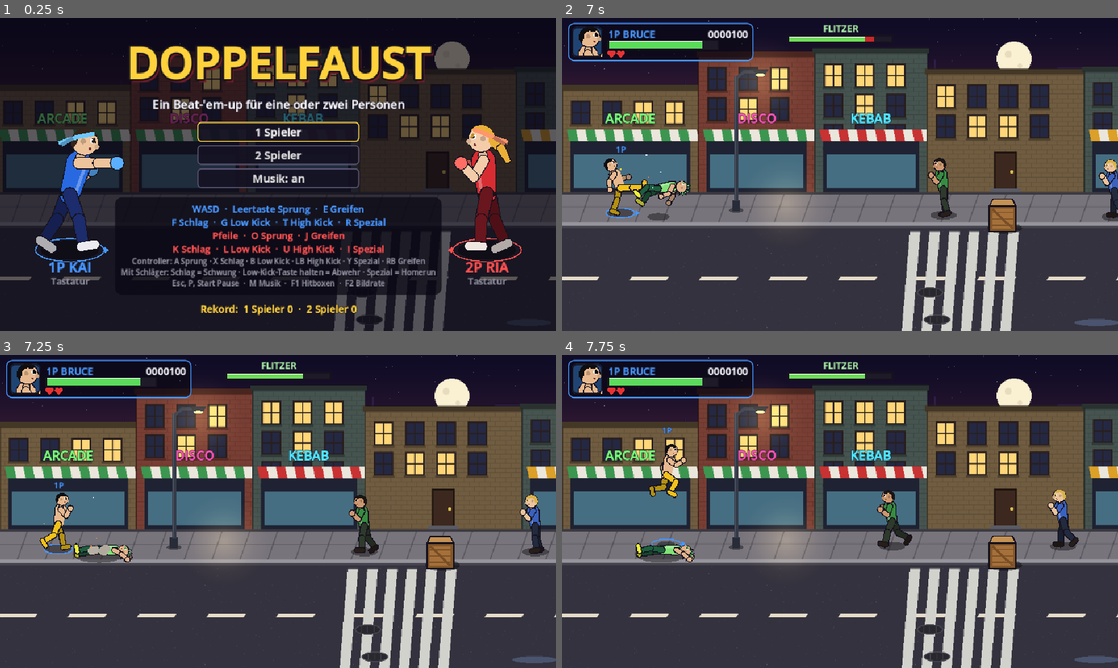
Above: before the commit, frames 1-4 (two rows, left to right).
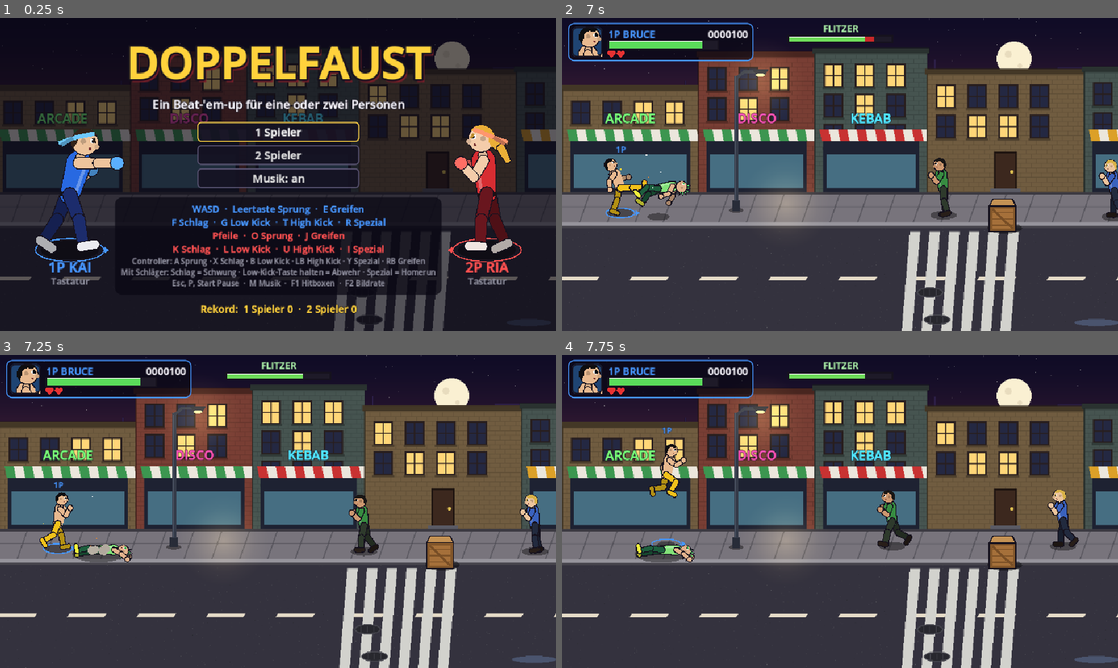
Above: after the commit, the same moments.

Repository: masta-nksa/dd
Game: Godot game, scene res://scenes/app.tscn
The game is run twice, just before and just after one commit, with the same random seed, the same clock (stepped at 60 frames per second) and the same inputs.
Inputs (mouse positions are in pixels of both pictures, inside the frame that each line leads up to):
- Up to frame 1 (0.25 s): no input
- Up to frame 2 (7 s): tap Enter (ui_accept) at 0.5 s; move the mouse to (962, 158) at 0.52 s; hold D (p1_right) 0.53-1.28 s; hold M (music_toggle) 0.53-1.28 s; click (962, 158) at 0.67 s; tap Space (p1_jump) at 0.77, 1.52, 3.02, 3.77, 4.52, 6.02, 6.77 s; move the mouse to (728, 190) at 1.27 s; hold Down (ui_down) 1.28-2.03 s; tap G (p1_kick) at 1.35 s; move the mouse to (895, 105) at 2.02 s; hold D (p1_right) 2.03-2.78 s; tap T (p1_kick_high) at 2.1 s; move the mouse to (812, 237) at 2.77 s; hold W (p1_up) 2.78-3.53 s; tap F (p1_punch) at 2.85 s; click (812, 237) at 2.92 s; move the mouse to (1006, 221) at 3.52 s; hold J (p2_grab) 3.53-4.28 s; hold A (p1_left) 3.53-5.03 s; move the mouse to (673, 127) at 4.27 s; tap U (p2_kick_high) at 4.35 s; move the mouse to (867, 174) at 5.02 s; hold Down (ui_down) 5.03-5.78 s; tap Left (p2_left) at 5.1 s; click (867, 174) at 5.17 s; move the mouse to (756, 96) at 5.77 s; hold D (p1_right) 5.78-6.53 s; tap K (p2_punch) at 5.85 s; move the mouse to (962, 158) at 6.52 s; hold W (p1_up) from 6.53 s (still down); tap R at 6.6 s
- Up to frame 3 (7.25 s): keep holding W (p1_up)
- Up to frame 4 (7.75 s): move the mouse to (728, 527) at 7.27 s; release W (p1_up) at 7.28 s; hold D (p1_right) from 7.28 s (still down); tap E at 7.35 s; click (728, 527) at 7.42 s; tap Space (p1_jump) at 7.52 s

Frames 1-2 are identical in both runs. In frame 3, 4.3% of the frame differs, in the area x 0-100%, y 0-100%; in frame 4, nothing differs.

Commit message:
Kamera im Physik-Takt: weniger Ruckeln beim Gehen auf Bildschirmen über 60 Hz
Co-Authored-By: Claude Sonnet 5.5 <noreply@anthropic.com>

Diff:
--- a/scripts/core/camera_rig.gd
+++ b/scripts/core/camera_rig.gd
@@ -23,9 +23,12 @@
 	limit_top = 0
 	limit_bottom = int(Level.HEIGHT)
 	_rng.randomize()
+	process_callback = Camera2D.CAMERA2D_PROCESS_PHYSICS
 	make_current()
 
-func _process(delta: float) -> void:
+## Läuft im Physik-Takt wie die Kämpfer. Mit dem Bild-Takt bewegt sich die Kamera auf Bildschirmen über 60 Hz öfter als die Figuren,
+## und beim Gehen nach links und rechts ruckelt dann alles gegeneinander.
+func _physics_process(delta: float) -> void:
 	if _shake > 0.3:
 		offset = Vector2(_rng.randf_range(-1.0, 1.0), _rng.randf_range(-0.6, 0.6)) * _shake
 		_shake *= maxf(0.0, 1.0 - delta * 12.0)
